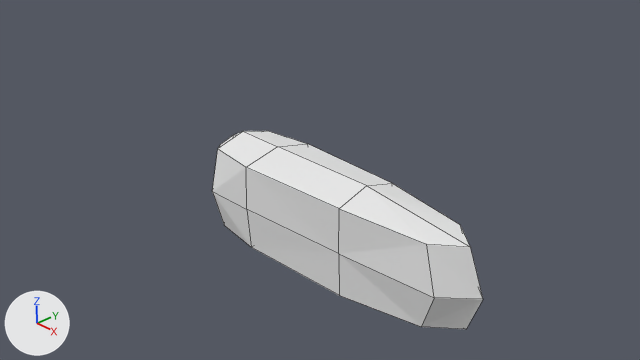
One commit to the Blender file monster_site/assets/Paddle.blend: the scene before it, then after it.
Before and after are seen from the file's camera 'Camera'. Arrows for +X, +Y and +Z are at lower left; the lights stay in place. Mesh edges are drawn as thin lines.
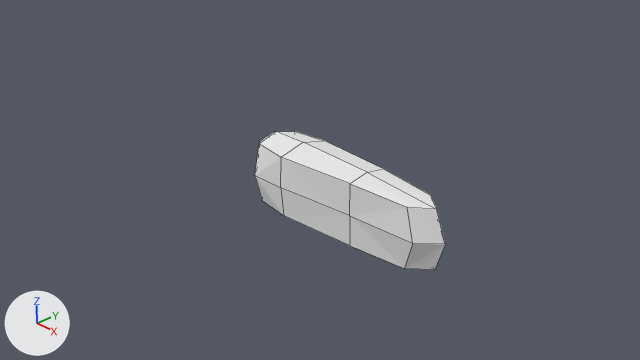
Location of each change, (x1, y1, x2, y2) in pixels of the pictures (640 x 360 px; the box of a moved part takes in the faces that stretch with it):
'Cube', reshaped, moved, rescaled (30% narrower, 30% shorter): before (212, 131, 483, 329); after (255, 131, 445, 270)
part 1 of me_cube, moved or reshaped: before (246, 144, 483, 329); after (281, 141, 445, 270)

The change in detail:
me_cube has 27 vertices, 20 faces and spans x -1.76..3.53, y -0.72..0.0, z -0.77..0.85.
me_cube is used by ob_cube; location (0.0, 0.0, 0.0).
Before the commit, vertices of me_cube: 3 (1.48, -0.56, -0.03) at pixel (338, 253), 9 (1.48, -0.55, -0.76) at pixel (339, 295), 14 (1.48, -0.55, 0.7) at pixel (339, 208).
Part 1, on me_cube:
Vertices 3, 9, 14 of me_cube move by (0.0, 0.06, 0.0).
Vertex 1 of me_cube moves from (1.48, 0.0, 0.85) at pixel (366, 185) to (1.48, 0.0, 0.79) at pixel (367, 172).
Vertex 8 of me_cube moves from (3.33, 0.0, -0.62) at pixel (466, 329) to (3.33, 0.0, -0.7) at pixel (434, 269).
Vertex 21 of me_cube moves from (2.85, -0.35, -0.66) at pixel (421, 326) to (2.85, -0.35, -0.74) at pixel (404, 268).
Object 'Cube' (ob_cube) moves from (0.0, 0.0, 0.0) to (0.46, 0.0, 0.53).
Object 'Cube' (ob_cube) is rescaled from (1.0, 1.0, 1.0) to (0.686, 0.686, 0.686).
